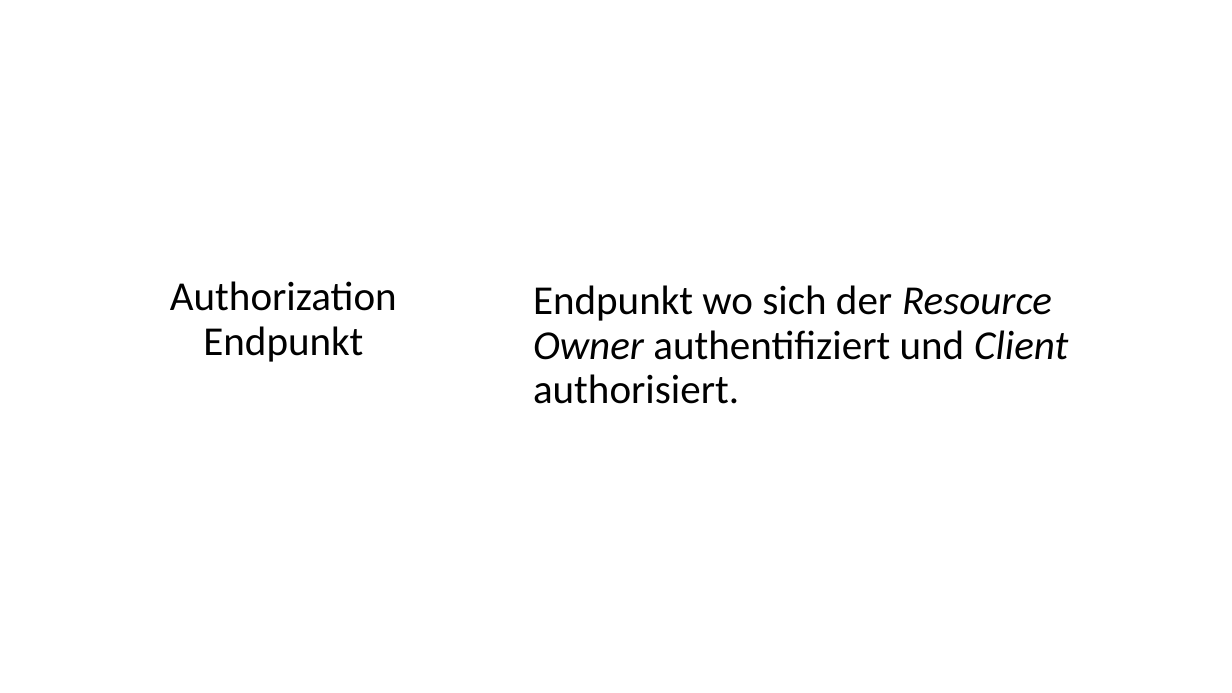
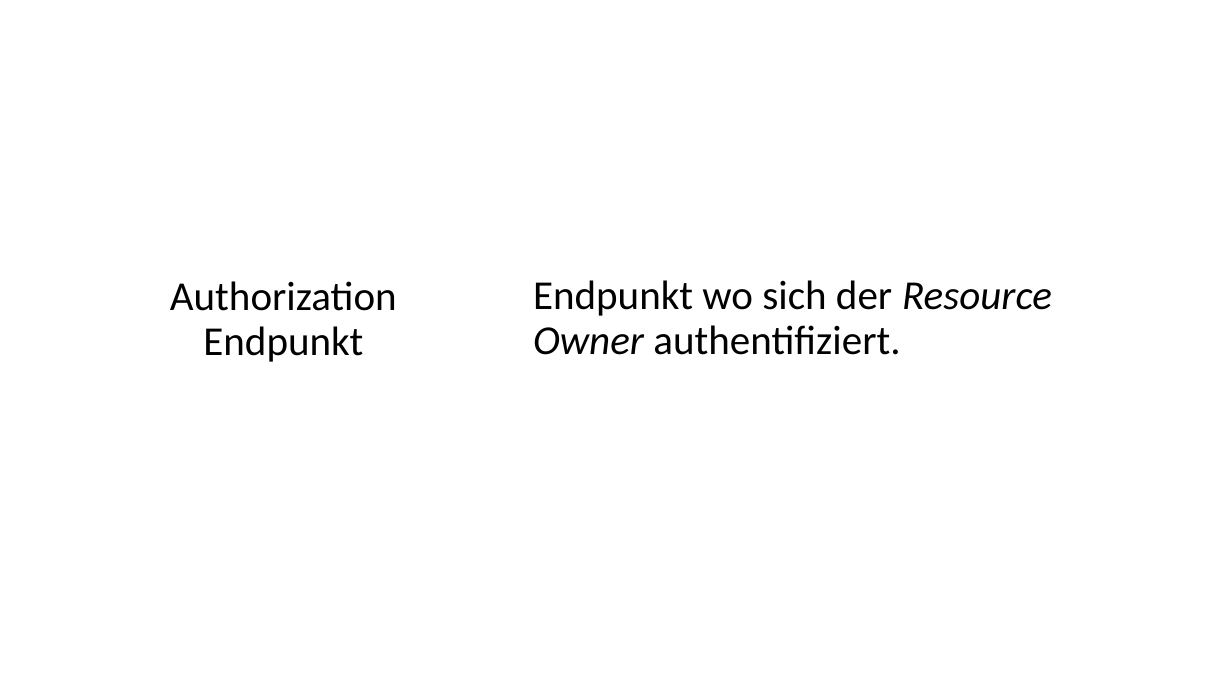
Before and after one commit to danielwagn3r/openid-workshop, a slide deck: slide 23 of OpenID Connect & OAuth.pptx (slide 22 before the commit). Drawn at 1232x693 pixels with LibreOffice and Linux fonts; fonts in the diff are those of the drawing. Boxes give left, top, right and bottom in pixels: in the first picture for what was removed or moved away, otherwise in the second. Text is boxed around its words. In the diff, an @@ line names an element or a change of style, - is before the commit and + after.

Commit message:
Update wording and styles in presentation

```diff
--- a/OpenID Connect & OAuth.pptx
+++ b/OpenID Connect & OAuth.pptx
@@ text at (533, 280, 1052, 355): text changed @@
-Endpunkt wo sich der Resource Owner authentifiziert und Client authorisiert.
+Endpunkt wo sich der Resource Owner authentifiziert.
```
Also in this commit, not shown: 12 other slides changed, 2 slides added.
